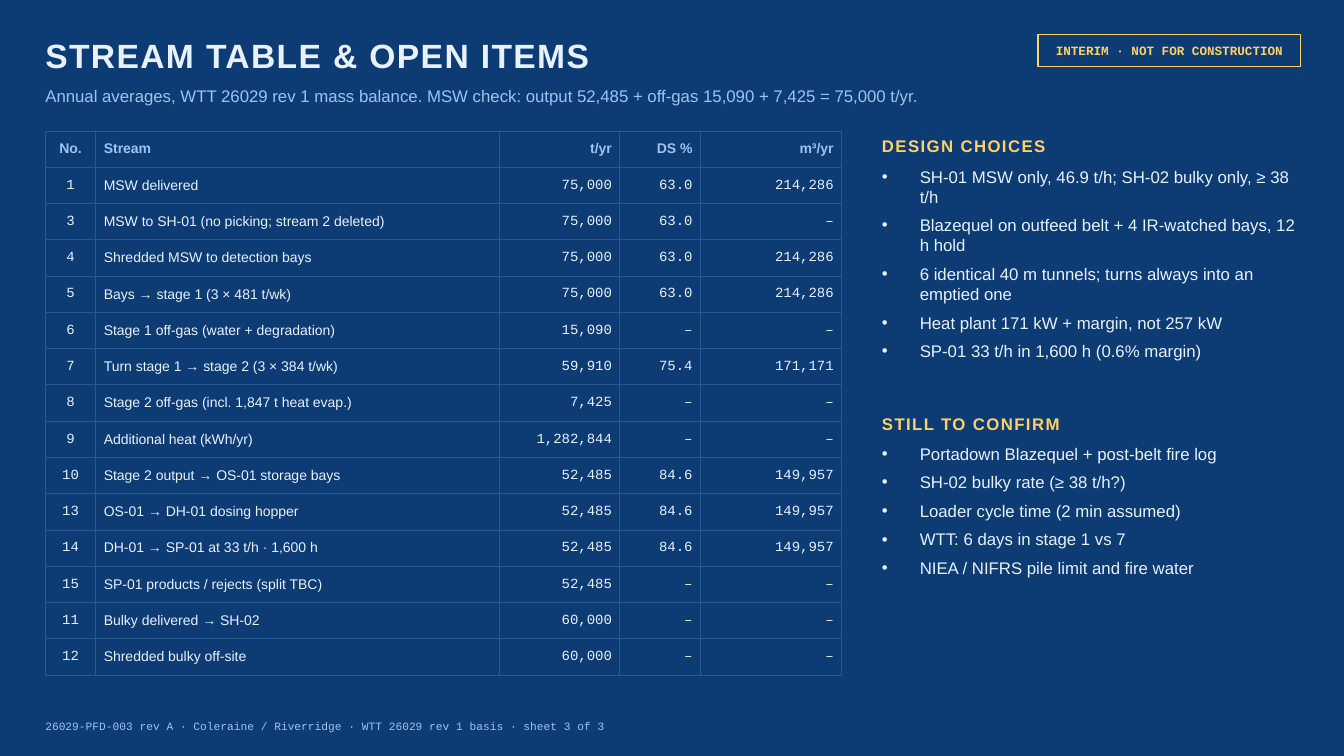
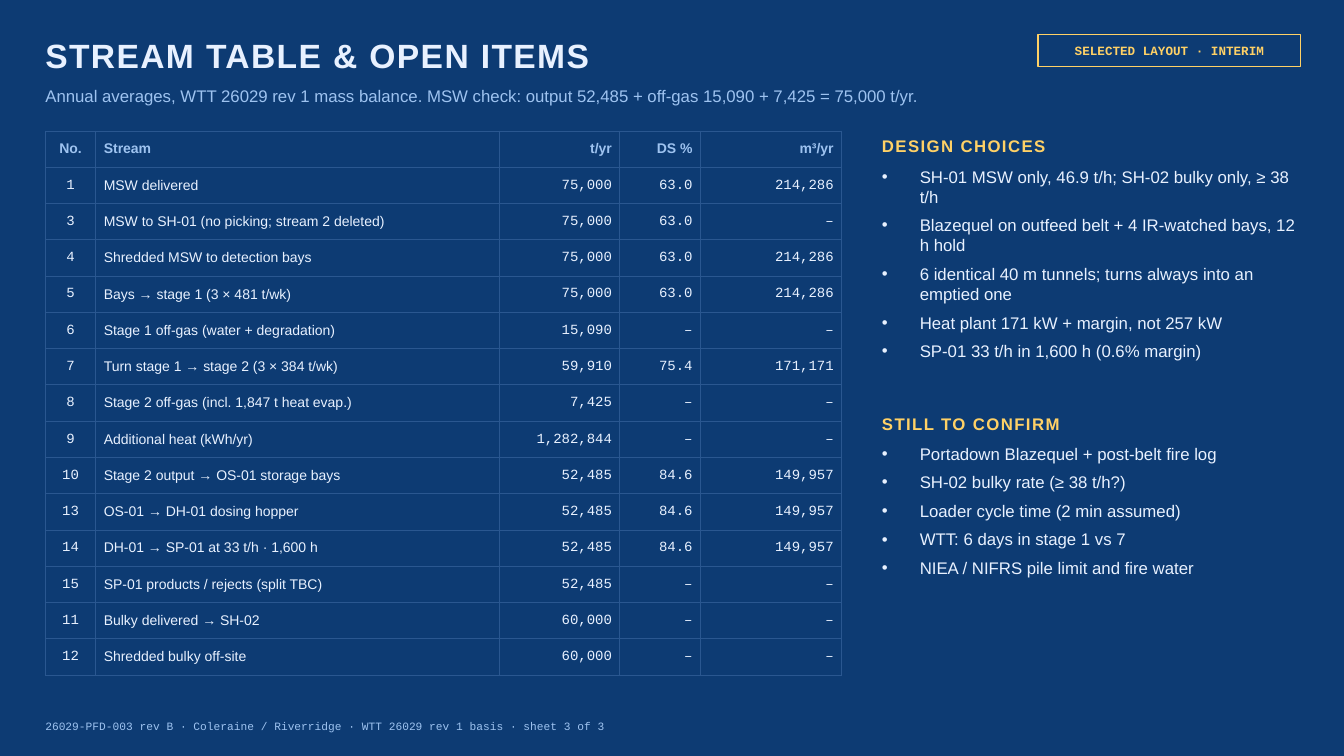
Before and after one commit to kiddr957-boop/tunnel-dashboard, a slide deck: slide 3 of Coleraine-6x40m-Tunnel-PFD.pptx. Drawn at 1344x756 pixels with LibreOffice and Linux fonts; fonts in the diff are those of the drawing. Boxes give left, top, right and bottom in pixels: in the first picture for what was removed or moved away, otherwise in the second. Text is boxed around its words. In the diff, an @@ line names an element or a change of style, - is before the commit and + after.

```diff
--- a/Coleraine-6x40m-Tunnel-PFD.pptx
+++ b/Coleraine-6x40m-Tunnel-PFD.pptx
@@ text in rectangle at [1075,46,1264,55]: text changed @@
-INTERIM · NOT FOR CONSTRUCTION
+SELECTED LAYOUT · INTERIM
@@ text at [45,722,605,733]: text changed @@
-26029-PFD-003 rev A · Coleraine / Riverridge · WTT 26029 rev 1 basis · sheet 3 of 3
+26029-PFD-003 rev B · Coleraine / Riverridge · WTT 26029 rev 1 basis · sheet 3 of 3
```
Also in this commit, not shown: 2 other slides changed, 3 other files.
